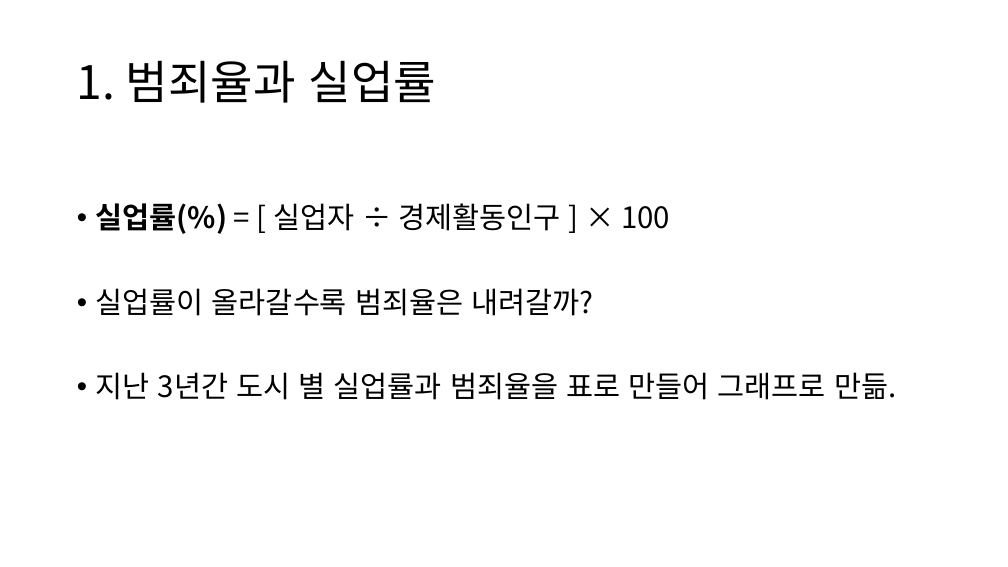
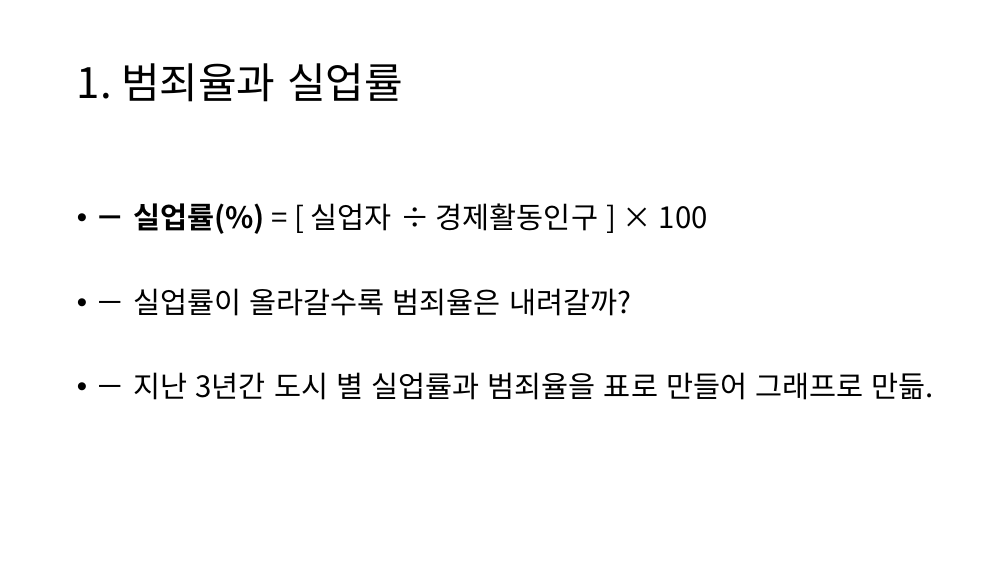
Before and after one commit to KDW8979/KDW, a slide deck: slide 3 of EX_PANDAS06/DAY05/범죄율과 경제지표의 상관관계.pptx. Drawn at 1008x567 pixels with LibreOffice and Linux fonts; fonts in the diff are those of the drawing. Boxes give left, top, right and bottom in pixels: in the first picture for what was removed or moved away, otherwise in the second. Text is boxed around its words. In the diff, an @@ line names an element or a change of style, - is before the commit and + after.

```diff
--- a/EX_PANDAS06/DAY05/범죄율과 경제지표의 상관관계.pptx
+++ b/EX_PANDAS06/DAY05/범죄율과 경제지표의 상관관계.pptx
@@ title "1. 범죄율과 실업률" at [77, 63, 403, 102]: size 44 to 40 pt @@
@@ text at [133, 203, 934, 400]: text changed @@
-• 실업률(%) = [ 실업자 ÷ 경제활동인구 ] × 100
-• 실업률이 올라갈수록 범죄율은 내려갈까?
-• 지난 3년간 도시 별 실업률과 범죄율을 표로 만들어 그래프로 만듦.
+• － 실업률(%) = [ 실업자 ÷ 경제활동인구 ] × 100
+• － 실업률이 올라갈수록 범죄율은 내려갈까?
+• － 지난 3년간 도시 별 실업률과 범죄율을 표로 만들어 그래프로 만듦.
```
Also in this commit, not shown: 8 other slides changed, 1 slide added, 21 other files.
